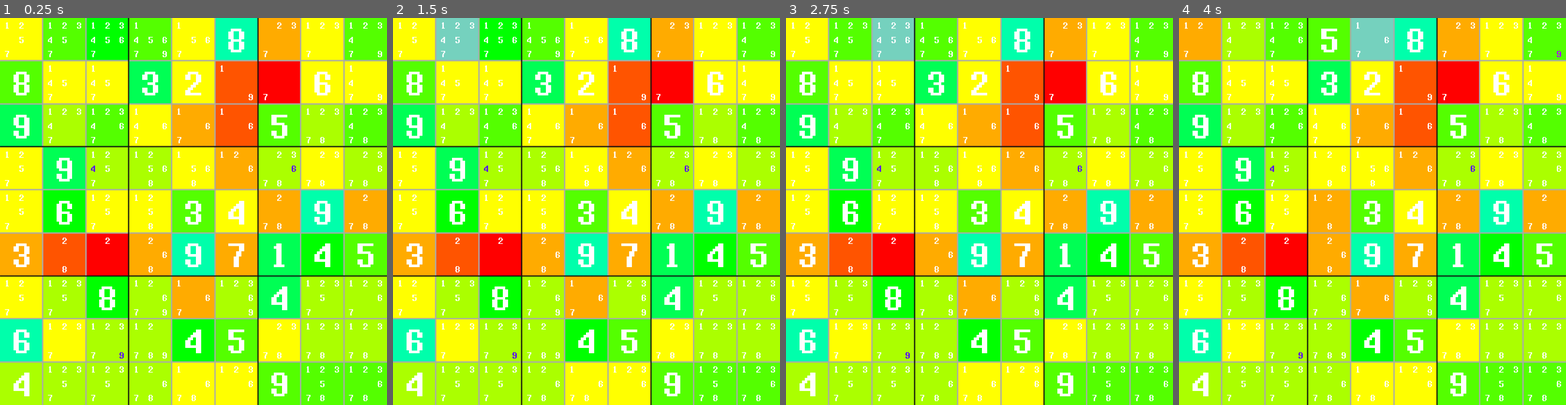
Above: before the commit, frames 1-4 (left to right).
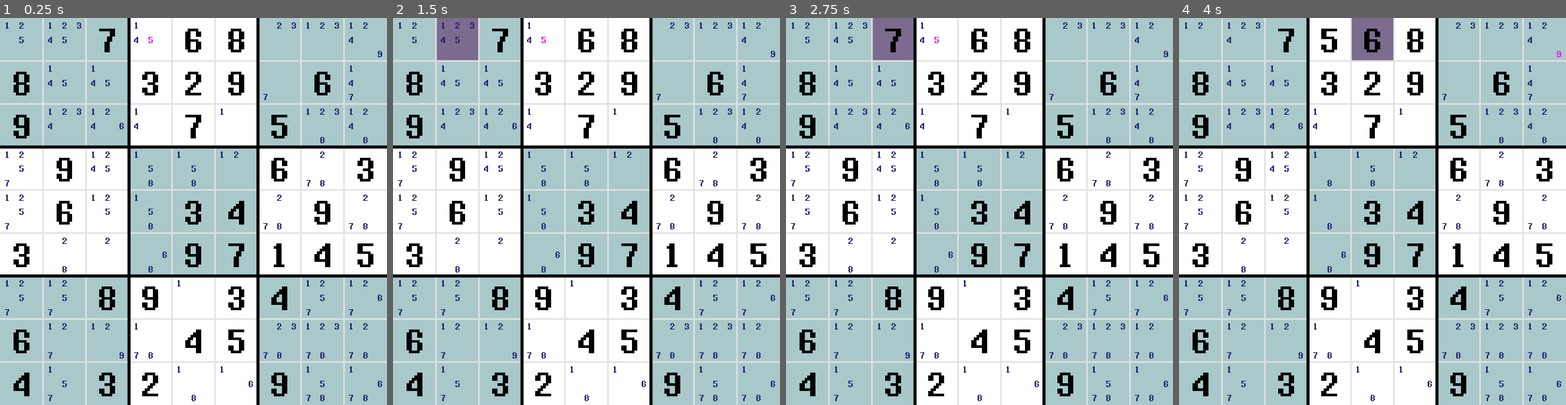
Above: after the commit, the same moments.

Repository: e-thab/sudoku
Game: Godot game, scene res://scenes/Main.tscn
Two runs of this game, one before a commit and one after it. Both use one fixed random seed, a clock stepped at 60 frames per second and the inputs below.
Inputs (mouse positions are in pixels of both pictures, inside the frame that each line leads up to):
- Up to frame 1 (0.25 s): no input
- Up to frame 2 (1.5 s): tap Enter at 0.5 s; move the mouse to (416, 41) at 0.52 s; right-click (416, 41) at 0.6 s; click (416, 41) at 0.8 s; tap Space at 1.25 s; move the mouse to (458, 41) at 1.27 s; click (458, 41) at 1.35 s
- Up to frame 3 (2.75 s): right-click (851, 41) at 1.55 s; tap Enter at 2 s; move the mouse to (894, 41) at 2.02 s; tap Delete (delete) at 2.1 s; click (894, 41) at 2.3 s
- Up to frame 4 (4 s): tap Space at 2.75 s; move the mouse to (1329, 41) at 2.77 s; right-click (1329, 41) at 2.85 s; click (1329, 41) at 2.92 s; tap Enter at 3.5 s; move the mouse to (1372, 41) at 3.52 s; tap R (random_val) at 3.6 s; click (1372, 41) at 3.8 s

The runs differ from the first frame. In frame 1, 100% of the frame differs, in the area x 0-100%, y 0-100%; in frame 2, 100%; in frame 3, 100%; in frame 4, 100%.

Commit message:
playable, clue generation still naive. need to change right click for notes to hold shift for notes

Diff:
--- a/scenes/Cell.gd
+++ b/scenes/Cell.gd
@@ -1,6 +1,7 @@
 extends Control
 
 signal solve(col, row, box, n)
+signal assign(col, row, box, n)
 
 var markup = [1, 2, 3, 4, 5, 6, 7, 8, 9] # actual possible answers, culled after solution generated
 var notes = [] # user notes
@@ -15,7 +16,8 @@
 var box = -1	#3x3 set of cells. indexed left->right then top->bottom
 
 #var GRID_PURPLE = Color("7b5974")
-var CELL_AQUA = Color("75d1be")
+#var CELL_AQUA = Color("75d1be")
+var CELL_PURPLE = Color("a375d1")
 var CELL_YELLOW = Color("ede989")
 
 
@@ -39,7 +41,7 @@
 	notes = []
 	$Solution.text = ''
 	$Notes.visible = true
-	set_bg()
+	#set_bg()
 
 
 func prep():
@@ -48,7 +50,7 @@
 	markup = [1, 2, 3, 4, 5, 6, 7, 8, 9] #?
 	notes = []
 	show_markup()
-	set_bg()
+	#set_bg()
 
 
 func set_coords():
@@ -58,10 +60,6 @@
 	var bc = int(col/3)
 	var br = int(row/3)
 	box = bc + (3 * br)
-
-#	col += 1	#1-indexing
-#	row += 1
-#	box += 1
 
 func random_choice(arr):
 	# Return random element from array
@@ -77,7 +75,6 @@
 		remove_note(n)
 	else:
 		add_note(n)
-#		notes.append(n)
 
 
 func add_note(n):
@@ -86,7 +83,7 @@
 	n = int(n)
 	notes.append(n)
 	if n in markup:
-		$Notes.get_child(n-1).self_modulate = Color.white
+		$Notes.get_child(n-1).self_modulate = Color.midnightblue
 	else:
 		$Notes.get_child(n-1).self_modulate = Color.crimson
 
@@ -117,7 +114,7 @@
 
 
 func highlight_markup(n):
-	$Notes.get_child(n-1).self_modulate = $Background.self_modulate.inverted()
+	$Notes.get_child(n-1).self_modulate = Color.fuchsia
 
 
 func remove_markup(n):
@@ -128,18 +125,14 @@
 func input_solution(n):
 	n = int(n)
 	if n == solution:
-		$Solution.self_modulate = Color.white
+		$Solution.self_modulate = Color.black
+		$Notes.visible = false
 		solved = true
+		emit_signal("solve", col, row, box, n)
 	else:
 		$Solution.self_modulate = Color.crimson
 
 	$Solution.text = str(n)
-	$Notes.visible = false
-	#$Background.self_modulate = Color.black
-#	solved = true
-	#solution = n
-#	solutions.append(n)
-	emit_signal("solve", col, row, box, n)
 
 
 func input_random_solution():
@@ -151,7 +144,7 @@
 func set_solution(n):
 	solution = n
 	solved = true
-	emit_signal("solve", col, row, box, n)
+	emit_signal("assign", col, row, box, n)
 
 
 func set_random_solution():
@@ -209,12 +202,6 @@
 	$Background.self_modulate = color
 
 
-#func remove_solution():
-#	$Solution.text = ''
-#	$Notes.visible = true
-#	solved = false
-
-
 func input_is_num(event):
 	if event is InputEventKey and event.is_pressed():
 		return interpret_num(event) != null
@@ -227,12 +214,12 @@
 
 
 func _on_Cell_focus_entered():
-	#print('(r', row, ' c', col, ': b', box, ')')
+#	print('(r', row, ' c', col, ': b', box, ')')
 	$Select_Highlight.show()
 
 
 func _on_Cell_focus_exited():
-	$Select_Highlight.self_modulate = CELL_AQUA
+	$Select_Highlight.self_modulate = CELL_PURPLE
 	$Select_Highlight.hide()
 
 	# if mouse is not over cell: ?
@@ -268,7 +255,7 @@
 				else:
 					input_solution(num)
 					release_focus()
-			print("(", col, ", ", row, ", ", box, ")")
+#			print("(", col, ", ", row, ", ", box, ")")
 
 	elif Input.is_action_just_pressed("note"):
 		grab_focus()
@@ -276,5 +263,5 @@
 		note_mode = true
 
 	elif Input.is_action_just_pressed("select"):
-		$Select_Highlight.self_modulate = CELL_AQUA
+		$Select_Highlight.self_modulate = CELL_PURPLE
 		note_mode = false
--- a/scenes/Cell.tscn
+++ b/scenes/Cell.tscn
@@ -36,9 +36,9 @@
 expand = true
 stretch_mode = 7
 
-[node name="Hover_Highlight" type="TextureRect" parent="."]
+[node name="Select_Highlight" type="TextureRect" parent="."]
 visible = false
-self_modulate = Color( 0.298039, 0.631373, 0.615686, 1 )
+self_modulate = Color( 0.639216, 0.458824, 0.819608, 1 )
 anchor_right = 1.0
 anchor_bottom = 1.0
 texture = ExtResource( 2 )
@@ -48,9 +48,9 @@
 "_edit_use_anchors_": false
 }
 
-[node name="Select_Highlight" type="TextureRect" parent="."]
+[node name="Hover_Highlight" type="TextureRect" parent="."]
 visible = false
-self_modulate = Color( 0.458824, 0.819608, 0.745098, 1 )
+self_modulate = Color( 0.392157, 0.392157, 0.392157, 0.607843 )
 anchor_right = 1.0
 anchor_bottom = 1.0
 texture = ExtResource( 2 )
@@ -61,6 +61,7 @@
 }
 
 [node name="Solution" type="Label" parent="."]
+self_modulate = Color( 0, 0, 0, 1 )
 anchor_left = 0.5
 anchor_top = 0.5
 anchor_right = 0.5
@@ -75,6 +76,7 @@
 align = 1
 
 [node name="Notes" type="GridContainer" parent="."]
+self_modulate = Color( 0.207843, 0.270588, 0.380392, 1 )
 anchor_left = 0.5
 anchor_top = 0.5
 anchor_right = 0.5
--- a/scenes/Main.tscn
+++ b/scenes/Main.tscn
@@ -1,11 +1,17 @@
-[gd_scene load_steps=7 format=2]
-
-[ext_resource path="res://assets/GridSmall.png" type="Texture" id=1]
-[ext_resource path="res://assets/GridLarge.png" type="Texture" id=2]
+[gd_scene load_steps=9 format=2]
+
 [ext_resource path="res://assets/Sq.png" type="Texture" id=3]
 [ext_resource path="res://scenes/Cell.tscn" type="PackedScene" id=4]
 [ext_resource path="res://scenes/Main.gd" type="Script" id=5]
 [ext_resource path="res://scripts/board.gd" type="Script" id=6]
+[ext_resource path="res://assets/grid_large.png" type="Texture" id=7]
+[ext_resource path="res://assets/grid_small.png" type="Texture" id=8]
+
+[sub_resource type="StreamTexture" id=1]
+flags = 4
+
+[sub_resource type="StreamTexture" id=2]
+flags = 4
 
 [node name="Main" type="Control"]
 anchor_right = 1.0
@@ -13,11 +19,92 @@
 mouse_filter = 1
 script = ExtResource( 5 )
 
-[node name="Background" type="TextureRect" parent="."]
-self_modulate = Color( 0.364706, 0.537255, 0.52549, 1 )
+[node name="BackgroundSquares" type="GridContainer" parent="."]
 anchor_right = 1.0
 anchor_bottom = 1.0
+custom_constants/vseparation = 0
+custom_constants/hseparation = 0
+columns = 3
+
+[node name="1" type="TextureRect" parent="BackgroundSquares"]
+self_modulate = Color( 0.662745, 0.784314, 0.788235, 1 )
+margin_right = 342.0
+margin_bottom = 342.0
+rect_min_size = Vector2( 342, 342 )
 texture = ExtResource( 3 )
+expand = true
+
+[node name="2" type="TextureRect" parent="BackgroundSquares"]
+margin_left = 342.0
+margin_right = 684.0
+margin_bottom = 342.0
+rect_min_size = Vector2( 342, 342 )
+texture = ExtResource( 3 )
+expand = true
+
+[node name="3" type="TextureRect" parent="BackgroundSquares"]
+self_modulate = Color( 0.662745, 0.784314, 0.788235, 1 )
+margin_left = 684.0
+margin_right = 1026.0
+margin_bottom = 342.0
+rect_min_size = Vector2( 342, 342 )
+texture = ExtResource( 3 )
+expand = true
+
+[node name="4" type="TextureRect" parent="BackgroundSquares"]
+margin_top = 342.0
+margin_right = 342.0
+margin_bottom = 684.0
+rect_min_size = Vector2( 342, 342 )
+texture = ExtResource( 3 )
+expand = true
+
+[node name="5" type="TextureRect" parent="BackgroundSquares"]
+self_modulate = Color( 0.662745, 0.784314, 0.788235, 1 )
+margin_left = 342.0
+margin_top = 342.0
+margin_right = 684.0
+margin_bottom = 684.0
+rect_min_size = Vector2( 342, 342 )
+texture = ExtResource( 3 )
+expand = true
+
+[node name="6" type="TextureRect" parent="BackgroundSquares"]
+margin_left = 684.0
+margin_top = 342.0
+margin_right = 1026.0
+margin_bottom = 684.0
+rect_min_size = Vector2( 342, 342 )
+texture = ExtResource( 3 )
+expand = true
+
+[node name="7" type="TextureRect" parent="BackgroundSquares"]
+self_modulate = Color( 0.662745, 0.784314, 0.788235, 1 )
+margin_top = 684.0
+margin_right = 342.0
+margin_bottom = 1026.0
+rect_min_size = Vector2( 342, 342 )
+texture = ExtResource( 3 )
+expand = true
+
+[node name="8" type="TextureRect" parent="BackgroundSquares"]
+margin_left = 342.0
+margin_top = 684.0
+margin_right = 684.0
+margin_bottom = 1026.0
+rect_min_size = Vector2( 342, 342 )
+texture = ExtResource( 3 )
+expand = true
+
+[node name="9" type="TextureRect" parent="BackgroundSquares"]
+self_modulate = Color( 0.662745, 0.784314, 0.788235, 1 )
+margin_left = 684.0
+margin_top = 684.0
+margin_right = 1026.0
+margin_bottom = 1026.0
+rect_min_size = Vector2( 342, 342 )
+texture = ExtResource( 3 )
+expand = true
 
 [node name="Cells" type="GridContainer" parent="."]
 anchor_right = 1.0
@@ -837,8 +924,9 @@
 margin_right = 1026.0
 margin_bottom = 1026.0
 
-[node name="Grid" type="GridContainer" parent="."]
-modulate = Color( 0.666667, 0.666667, 0.666667, 1 )
+[node name="GridSquares" type="GridContainer" parent="."]
+visible = false
+modulate = Color( 0.521569, 0.521569, 0.521569, 1 )
 anchor_right = 1.0
 anchor_bottom = 1.0
 mouse_filter = 2
@@ -846,75 +934,89 @@
 custom_constants/hseparation = 0
 columns = 3
 
-[node name="Box1" type="TextureRect" parent="Grid"]
-margin_right = 342.0
-margin_bottom = 342.0
-mouse_filter = 2
-texture = ExtResource( 1 )
-
-[node name="Box2" type="TextureRect" parent="Grid"]
-margin_left = 342.0
-margin_right = 684.0
-margin_bottom = 342.0
-mouse_filter = 2
-texture = ExtResource( 1 )
-
-[node name="Box3" type="TextureRect" parent="Grid"]
-margin_left = 684.0
-margin_right = 1026.0
-margin_bottom = 342.0
-mouse_filter = 2
-texture = ExtResource( 1 )
-
-[node name="Box4" type="TextureRect" parent="Grid"]
-margin_top = 342.0
-margin_right = 342.0
-margin_bottom = 684.0
-mouse_filter = 2
-texture = ExtResource( 1 )
-
-[node name="Box5" type="TextureRect" parent="Grid"]
-margin_left = 342.0
-margin_top = 342.0
-margin_right = 684.0
-margin_bottom = 684.0
-mouse_filter = 2
-texture = ExtResource( 1 )
-
-[node name="Box6" type="TextureRect" parent="Grid"]
-margin_left = 684.0
-margin_top = 342.0
-margin_right = 1026.0
-margin_bottom = 684.0
-mouse_filter = 2
-texture = ExtResource( 1 )
-
-[node name="Box7" type="TextureRect" parent="Grid"]
-margin_top = 684.0
-margin_right = 342.0
-margin_bottom = 1026.0
-mouse_filter = 2
-texture = ExtResource( 1 )
-
-[node name="Box8" type="TextureRect" parent="Grid"]
-margin_left = 342.0
-margin_top = 684.0
-margin_right = 684.0
-margin_bottom = 1026.0
-mouse_filter = 2
-texture = ExtResource( 1 )
-
-[node name="Box9" type="TextureRect" parent="Grid"]
-margin_left = 684.0
-margin_top = 684.0
-margin_right = 1026.0
-margin_bottom = 1026.0
-mouse_filter = 2
-texture = ExtResource( 1 )
+[node name="Box1" type="TextureRect" parent="GridSquares"]
+margin_right = 342.0
+margin_bottom = 342.0
+mouse_filter = 2
+texture = SubResource( 1 )
+
+[node name="Box2" type="TextureRect" parent="GridSquares"]
+margin_left = 342.0
+margin_right = 684.0
+margin_bottom = 342.0
+mouse_filter = 2
+texture = SubResource( 1 )
+
+[node name="Box3" type="TextureRect" parent="GridSquares"]
+margin_left = 684.0
+margin_right = 1026.0
+margin_bottom = 342.0
+mouse_filter = 2
+texture = SubResource( 1 )
+
+[node name="Box4" type="TextureRect" parent="GridSquares"]
+margin_top = 342.0
+margin_right = 342.0
+margin_bottom = 684.0
+mouse_filter = 2
+texture = SubResource( 1 )
+
+[node name="Box5" type="TextureRect" parent="GridSquares"]
+margin_left = 342.0
+margin_top = 342.0
+margin_right = 684.0
+margin_bottom = 684.0
+mouse_filter = 2
+texture = SubResource( 1 )
+
+[node name="Box6" type="TextureRect" parent="GridSquares"]
+margin_left = 684.0
+margin_top = 342.0
+margin_right = 1026.0
+margin_bottom = 684.0
+mouse_filter = 2
+texture = SubResource( 1 )
+
+[node name="Box7" type="TextureRect" parent="GridSquares"]
+margin_top = 684.0
+margin_right = 342.0
+margin_bottom = 1026.0
+mouse_filter = 2
+texture = SubResource( 1 )
+
+[node name="Box8" type="TextureRect" parent="GridSquares"]
+margin_left = 342.0
+margin_top = 684.0
+margin_right = 684.0
+margin_bottom = 1026.0
+mouse_filter = 2
+texture = SubResource( 1 )
+
+[node name="Box9" type="TextureRect" parent="GridSquares"]
+margin_left = 684.0
+margin_top = 684.0
+margin_right = 1026.0
+margin_bottom = 1026.0
+mouse_filter = 2
+texture = SubResource( 1 )
+
+[node name="GridSmall" type="TextureRect" parent="."]
+anchor_right = 1.0
+anchor_bottom = 1.0
+mouse_filter = 2
+texture = ExtResource( 8 )
+
+[node name="GridLarge2" type="TextureRect" parent="."]
+self_modulate = Color( 0.882353, 0.882353, 0.882353, 1 )
+anchor_right = 1.0
+anchor_bottom = 1.0
+mouse_filter = 2
+texture = ExtResource( 7 )
 
 [node name="GridLarge" type="TextureRect" parent="."]
+visible = false
 self_modulate = Color( 0.0588235, 0.0588235, 0.0588235, 1 )
 anchor_right = 1.0
 anchor_bottom = 1.0
 mouse_filter = 2
-texture = ExtResource( 2 )
+texture = SubResource( 2 )
--- a/scripts/board.gd
+++ b/scripts/board.gd
@@ -8,6 +8,7 @@
 
 var cells = []	# Holds references to each cell object, top left to bottom right
 var generated = 0	# Number of cells filled during generation
+var solved = 0	# For keeping track of number solved, win when = 81
 var errors = 0	# For testing error rate of generation algorithm
 
 
@@ -26,6 +27,7 @@
 		cols[cell.col].append(cell)
 		boxes[cell.box].append(cell)
 		cell.connect("solve", self, "_on_solve")
+		cell.connect("assign", self, "update_markup")
 		cell.show_markup()
 
 	generate()
@@ -116,7 +118,7 @@
 	var cells_copy = cells.duplicate()
 	cells_copy.shuffle()
 
-	for i in range(25):
+	for i in range(35):
 		cells_copy[i].solve()
 
 
@@ -214,20 +216,29 @@
 	debug_txt("(" + str(cell.col) + ", " + str(cell.row) + ", " + str(cell.box) + ") set to " + str(n))
 
 
-func _on_solve(col, row, box, n):
+func update_markup(col, row, box, n):
 	for cell in rows[row]:
 		cell.remove_markup(n)
 		cell.show_markup()
-		cell.set_bg()
+		#cell.set_bg()
 
 	for cell in cols[col]:
 		cell.remove_markup(n)
 		cell.show_markup()
-		cell.set_bg()
+		#cell.set_bg()
 
 	for cell in boxes[box]:
 		cell.remove_markup(n)
 		cell.show_markup()
-		cell.set_bg()
+		#cell.set_bg()
 
 	mark_lonely()
+
+
+func _on_solve(col, row, box, n):
+	if solved == 80:
+		print('you are win')
+	else:
+		solved += 1
+
+	update_markup(col, row, box, n)
Binary file removed: assets/Grid1.png
Binary file removed: assets/GridLarge.png
Binary file removed: assets/GridSmall.png
Not shown, removed: assets/GridSmall.png.import
Binary file added: assets/grid_large.png
Not shown, changed: assets/grid_large.png.import
Binary file added: assets/grid_small.png
Not shown, changed: assets/grid_small.png.import
Not shown, added: assets/grid.psd
